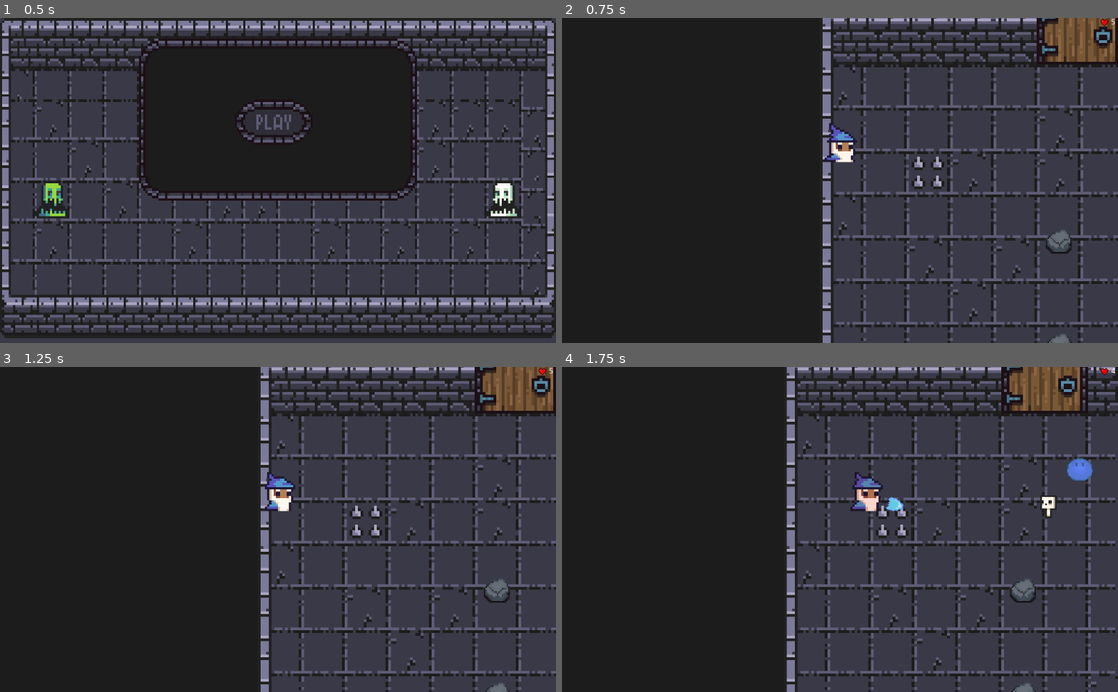
Above: before the commit, frames 1-4 (two rows, left to right).
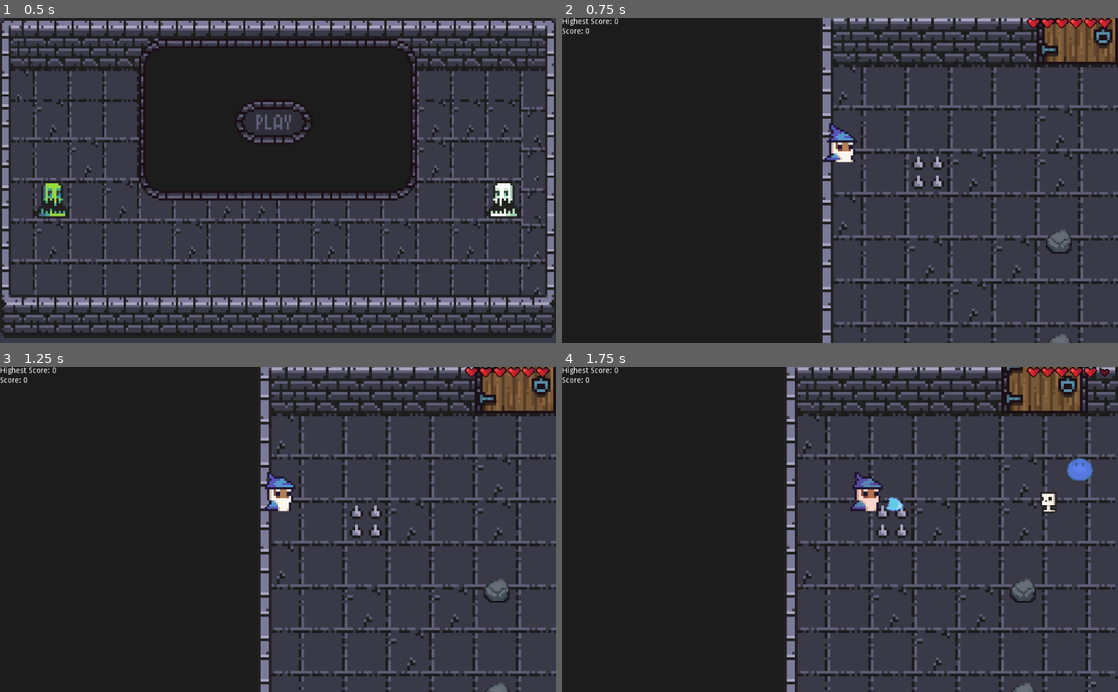
Above: after the commit, the same moments.

Repository: damejan/programowanie-gier
Game: Godot game, scene res://Scenes/Menu/MainMenu.tscn
Two runs of this game, one before a commit and one after it. Both use one fixed random seed, a clock stepped at 60 frames per second and the inputs below.
Inputs (mouse positions are in pixels of both pictures, inside the frame that each line leads up to):
- Up to frame 1 (0.5 s): no input
- Up to frame 2 (0.75 s): click (834, 122) at 0.5 s
- Up to frame 3 (1.25 s): no input
- Up to frame 4 (1.75 s): tap Enter at 1.25 s; move the mouse to (962, 513) at 1.27 s; press the mouse at (962, 513) at 1.28 s; hold D (player_right) from 1.28 s (still down)

Frame 1 is identical in both runs. In frame 2, 0.5% of the frame differs, in the area x 0-100%, y 0-5%; in frame 3, 0.5%; in frame 4, 0.6%, in the area x 0-100%, y 0-47%.

Commit message:
score and better hearts

Diff:
--- a/src/Global.gd
+++ b/src/Global.gd
@@ -1,6 +1,10 @@
 extends Node
 
-var hp = 5
+var initial_hp = 6
+var hp = initial_hp
+
+var score = 0
+var highest_score = 0
 
 var node_creation_parent = null
 
@@ -11,16 +15,24 @@
 	return node_instance
 
 func update_GUI():
-	get_tree().call_group("GUI", "update_gui", hp)
+	get_tree().call_group("GUI", "update_hp", hp)
 
 func hurt_player():
 	hp -= 1
 	update_GUI()
 
-	if hp < 0:
+	if hp == 0:
 		end_game()
+
+func add_score(value):
+	score += value
+	if score > highest_score:
+		highest_score = score;
+	get_tree().call_group("GUI", "update_score")
 
 func end_game():
 	get_tree().reload_current_scene()
-	hp = 5
+	score = 0
+	hp = initial_hp
 	update_GUI()
+	get_tree().call_group("GUI", "update_score")
--- a/src/Objects/Skeleton.tscn
+++ b/src/Objects/Skeleton.tscn
@@ -34,6 +34,7 @@
 [node name="AnimatedSprite" type="AnimatedSprite" parent="."]
 frames = SubResource( 1 )
 animation = "Skeleton_run"
+frame = 2
 playing = true
 
 [node name="Hitbox" type="Area2D" parent="AnimatedSprite"]
--- a/src/Scenes/GUI/HUD_GUI.gd
+++ b/src/Scenes/GUI/HUD_GUI.gd
@@ -1,7 +1,26 @@
 extends CanvasLayer
 
+onready var hearts_empty = $Control/HPContainer/HPIconEmpty;
+onready var hearts_full = $Control/HPContainer/HPIconFull;
+
 func _ready():
-	$Control/HBoxContainer/Label.text = str(Global.hp)
+#	$Control/HBoxContainer/Label.text = str(Global.hp)
+	set_max_hearts()
+	set_hearts(Global.hp);
+	$Control/VBoxContainer/Score.text = 'Score: ' + str(Global.score)
+	$Control/VBoxContainer/HighestScore.text = 'Highest Score: ' + str(Global.highest_score)
 
-func update_gui(hp):
-	$Control/HBoxContainer/Label.text = str(hp)
+func update_hp(hp):
+#	$Control/HBoxContainer/Label.text = str(hp)
+	set_hearts(hp);
+
+func update_score():
+	$Control/VBoxContainer/Score.text = 'Score: ' + str(Global.score)
+	$Control/VBoxContainer/HighestScore.text = 'Highest Score: ' + str(Global.highest_score)
+
+
+func set_hearts(value):
+	hearts_full.rect_size.x = Global.hp * 15
+
+func set_max_hearts():
+	hearts_empty.rect_size.x = Global.initial_hp * 15
--- a/src/Scenes/GUI/HUD_GUI.tscn
+++ b/src/Scenes/GUI/HUD_GUI.tscn
@@ -1,7 +1,8 @@
-[gd_scene load_steps=3 format=2]
+[gd_scene load_steps=4 format=2]
 
-[ext_resource path="res://Graphics/GUI/Hp.png" type="Texture" id=1]
+[ext_resource path="res://Graphics/GUI/HeartUIEmpty.png" type="Texture" id=1]
 [ext_resource path="res://Scenes/GUI/HUD_GUI.gd" type="Script" id=2]
+[ext_resource path="res://Graphics/GUI/HeartUIFull.png" type="Texture" id=3]
 
 [node name="HUD_GUI" type="CanvasLayer" groups=[
 "GUI",
@@ -15,23 +16,50 @@
 "_edit_use_anchors_": false
 }
 
-[node name="HBoxContainer" type="HBoxContainer" parent="Control"]
+[node name="HPContainer" type="Control" parent="Control"]
 anchor_left = 1.0
 anchor_right = 1.0
-margin_left = -33.0
-margin_bottom = 17.0
+margin_left = -167.717
+margin_right = -71.7173
+margin_bottom = 15.0
+rect_scale = Vector2( 1.75, 1.75 )
+__meta__ = {
+"_edit_group_": true,
+"_edit_use_anchors_": false
+}
+
+[node name="HPIconEmpty" type="TextureRect" parent="Control/HPContainer"]
+margin_bottom = 11.0
+texture = ExtResource( 1 )
+expand = true
+stretch_mode = 2
 __meta__ = {
 "_edit_use_anchors_": false
 }
 
-[node name="HPIcon" type="TextureRect" parent="Control/HBoxContainer"]
-margin_right = 16.0
-margin_bottom = 17.0
-texture = ExtResource( 1 )
+[node name="HPIconFull" type="TextureRect" parent="Control/HPContainer"]
+margin_bottom = 11.0
+texture = ExtResource( 3 )
+expand = true
+stretch_mode = 2
+__meta__ = {
+"_edit_use_anchors_": false
+}
 
-[node name="Label" type="Label" parent="Control/HBoxContainer"]
-margin_left = 20.0
-margin_top = 1.0
-margin_right = 28.0
-margin_bottom = 15.0
-text = "0"
+[node name="VBoxContainer" type="VBoxContainer" parent="Control"]
+margin_right = 79.0
+margin_bottom = 35.0
+__meta__ = {
+"_edit_use_anchors_": false
+}
+
+[node name="HighestScore" type="Label" parent="Control/VBoxContainer"]
+margin_right = 79.0
+margin_bottom = 14.0
+text = "test"
+
+[node name="Score" type="Label" parent="Control/VBoxContainer"]
+margin_top = 18.0
+margin_right = 79.0
+margin_bottom = 32.0
+text = "test 2"
--- a/src/Scripts/Skeleton_script.gd
+++ b/src/Scripts/Skeleton_script.gd
@@ -86,6 +86,7 @@
 		area.get_parent().queue_free()
 #		get_parent().get_parent().find_node("Doors").open_door()
 		if hp < 0:
+			Global.add_score(2);
 			get_parent().get_parent().enemy_killed()
 			queue_free();
 
--- a/src/Scripts/Slime.gd
+++ b/src/Scripts/Slime.gd
@@ -76,6 +76,7 @@
 		$AudioStreamPlayer.play()
 		area.get_parent().queue_free()
 		if hp < 0:
+			Global.add_score(1);
 			get_parent().get_parent().enemy_killed()
 			queue_free();
 
Binary file added: src/Graphics/GUI/HeartUIEmpty.png
Not shown, changed: src/Graphics/GUI/HeartUIEmpty.png.import
Binary file added: src/Graphics/GUI/HeartUIFull.png
Not shown, added: src/Graphics/GUI/HeartUIFull.png.import
Binary file removed: src/Graphics/GUI/Hp.png
